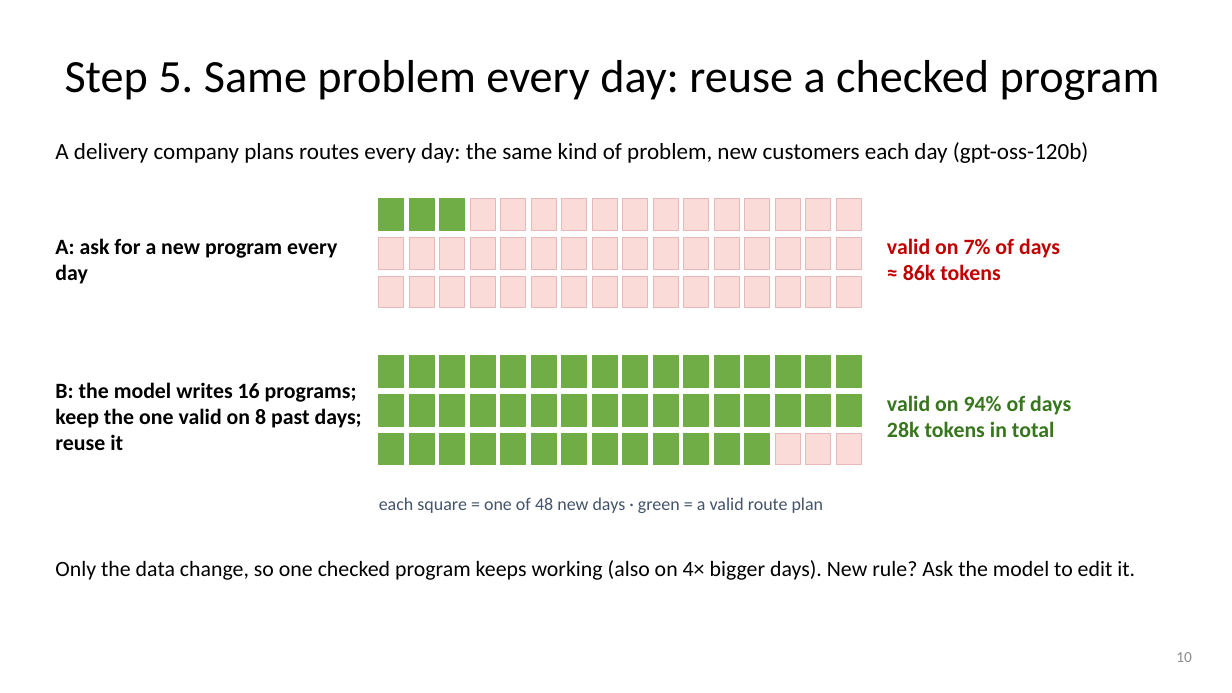
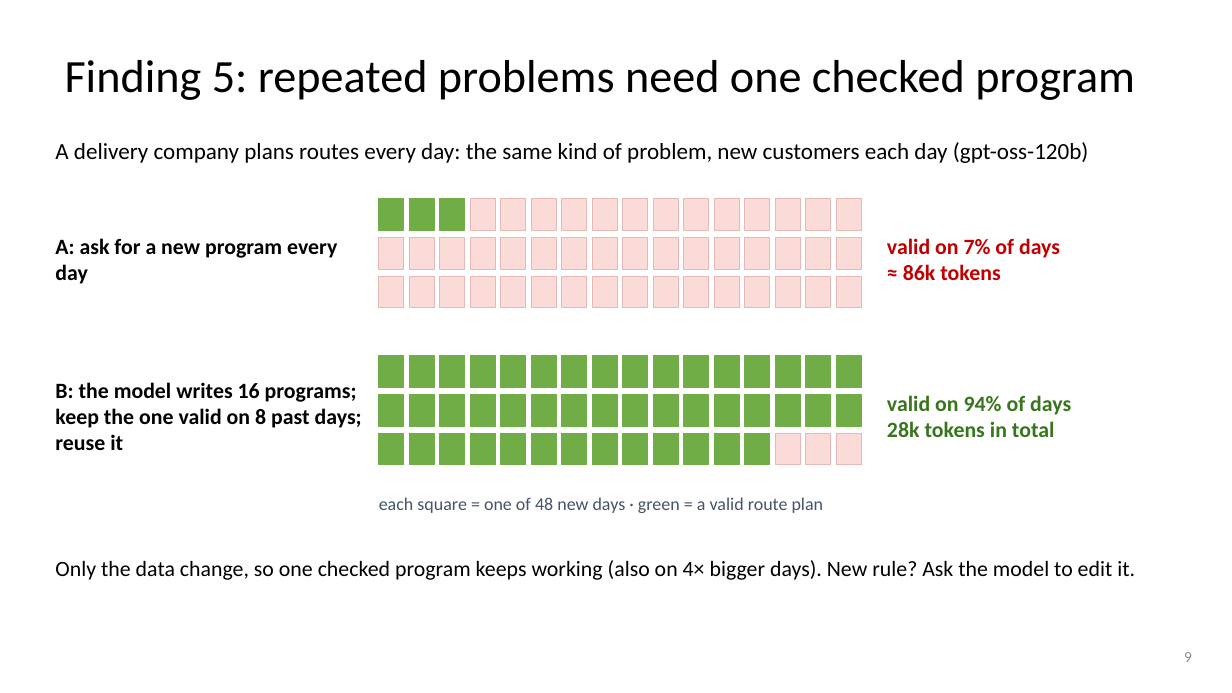
Before and after one commit to dlwns147/CSED490E_Project_Team5, a slide deck: slide 9 of PROPOSAL_slides.pptx (slide 10 before the commit). Drawn at 1232x693 pixels with LibreOffice and Linux fonts; fonts in the diff are those of the drawing. Boxes give left, top, right and bottom in pixels: in the first picture for what was removed or moved away, otherwise in the second. Text is boxed around its words. In the diff, an @@ line names an element or a change of style, - is before the commit and + after.

```diff
--- a/PROPOSAL_slides.pptx
+++ b/PROPOSAL_slides.pptx
@@ title at (65, 60, 1135, 100): text changed @@
-Step 5. Same problem every day: reuse a checked program
+Finding 5: repeated problems need one checked program
@@ page number at (1184, 652, 1192, 662): text changed @@
-10
+9
```
Also in this commit, not shown: 6 other slides changed, 2 other files.
